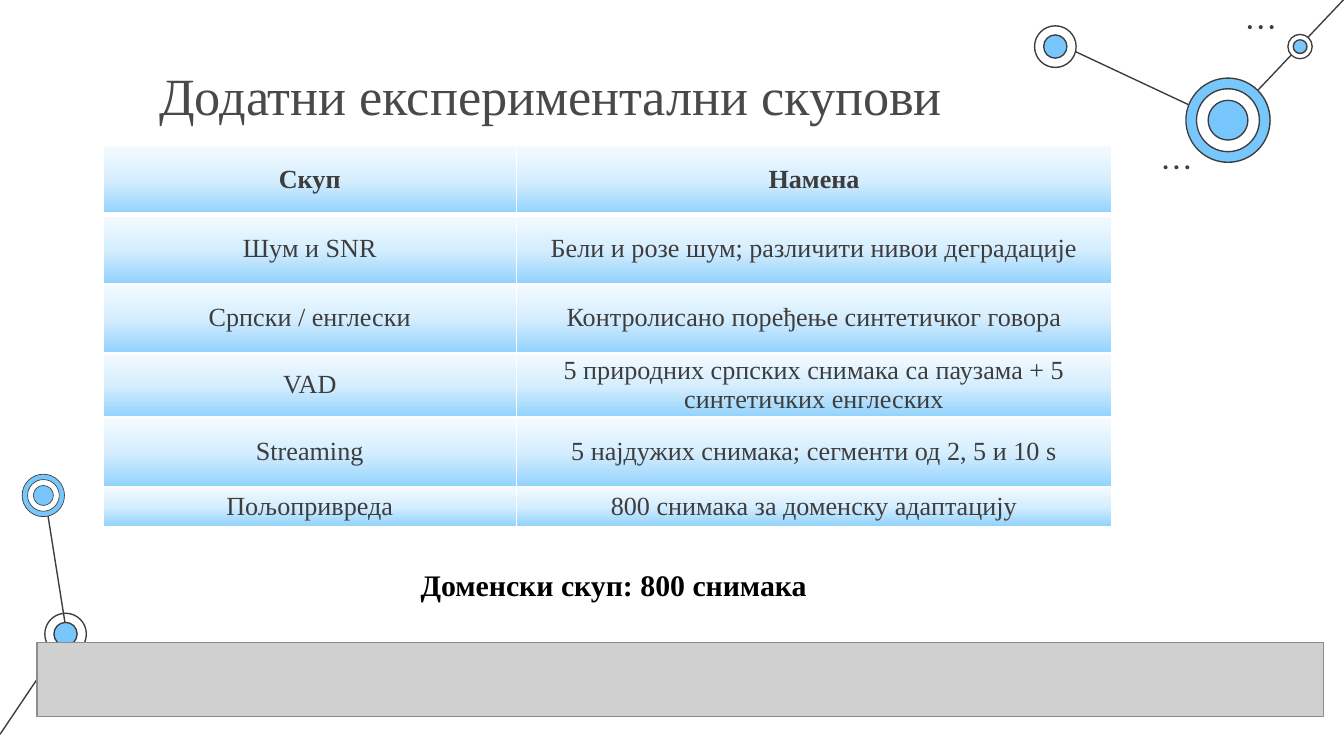
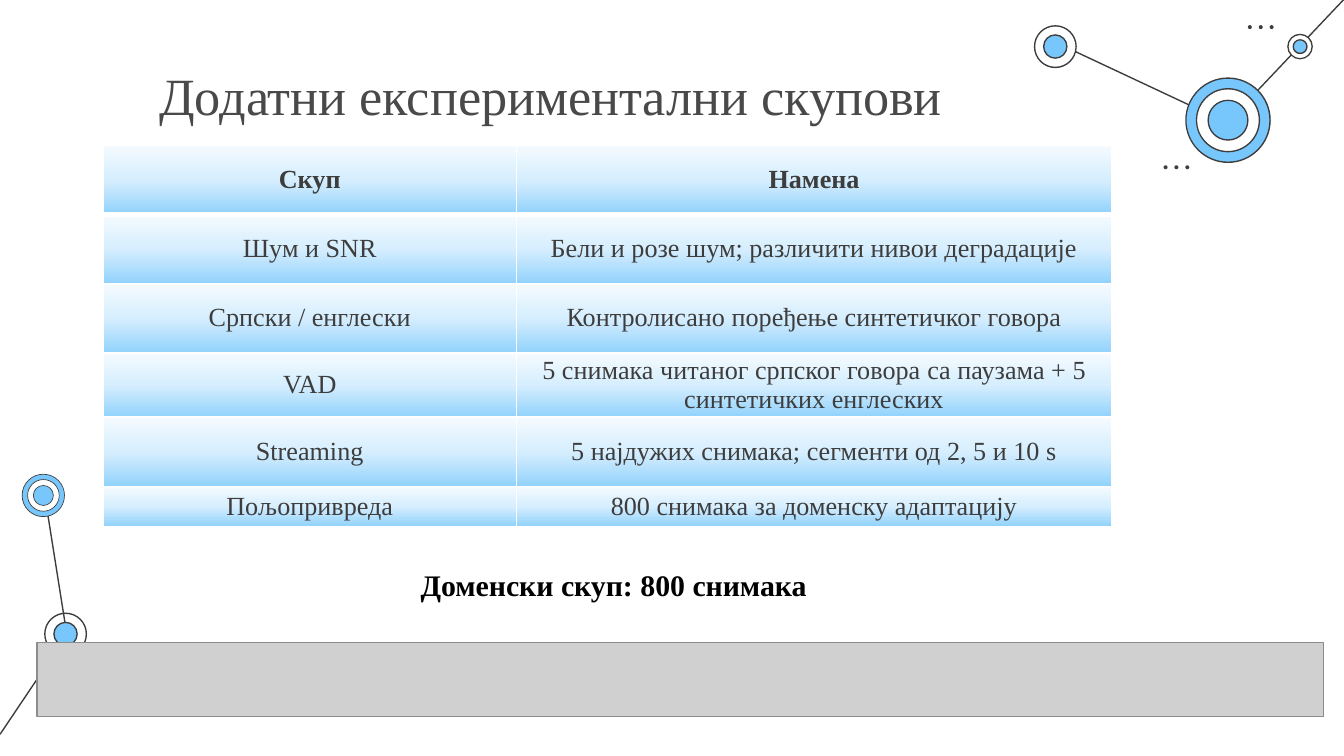
Before and after one commit to Sajko01/serbian-whisper-asr-optimization, a slide deck: slide 14 of docs/2120_Aleksandar_Jovanovic_Master_Rad.pptx. Drawn at 1344x756 pixels with LibreOffice and Linux fonts; fonts in the diff are those of the drawing; grey boxes stand for pictures. Boxes give left, top, right and bottom in pixels: in the first picture for what was removed or moved away, otherwise in the second. Text is boxed around its words. In the diff, an @@ line names an element or a change of style, - is before the commit and + after.

```diff
--- a/docs/2120_Aleksandar_Jovanovic_Master_Rad.pptx
+++ b/docs/2120_Aleksandar_Jovanovic_Master_Rad.pptx
@@ table at (103, 145, 1113, 527) @@
-row 4, column 2: 5 природних српских снимака са паузама + 5 синтетичких енглеских
+row 4, column 2: 5 снимака читаног српског говора са паузама + 5 синтетичких енглеских
```
Also in this commit, not shown: 24 other slides changed, 3 slides added, 10 other files.
